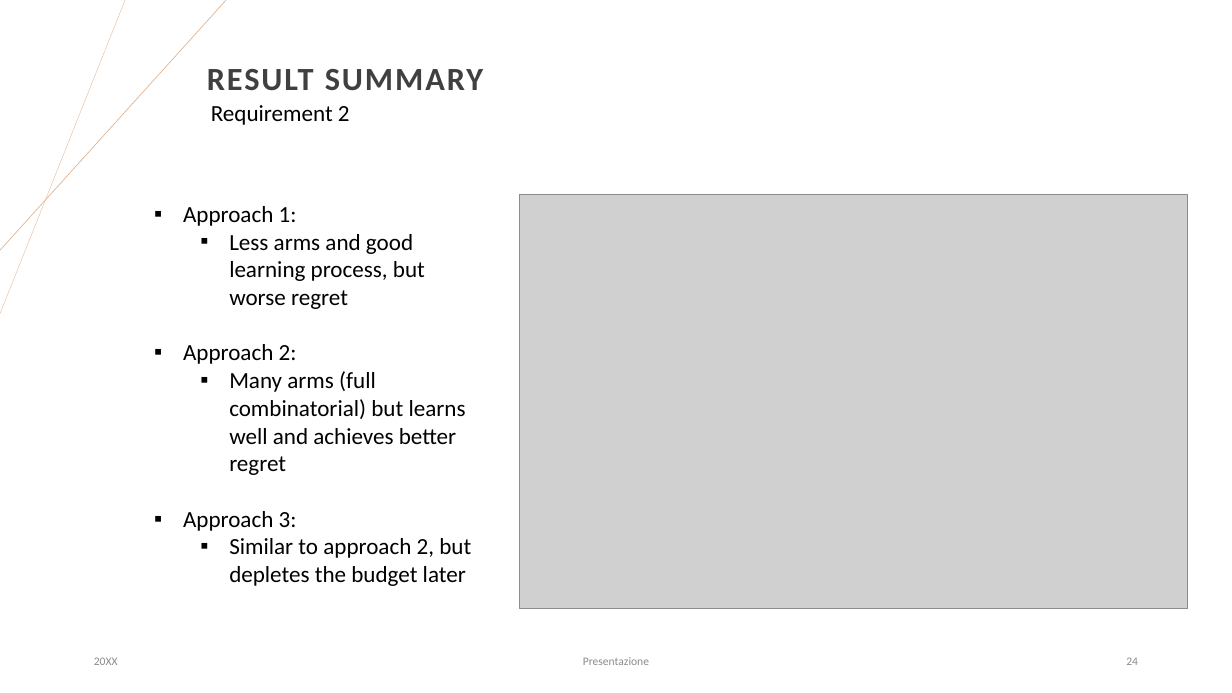
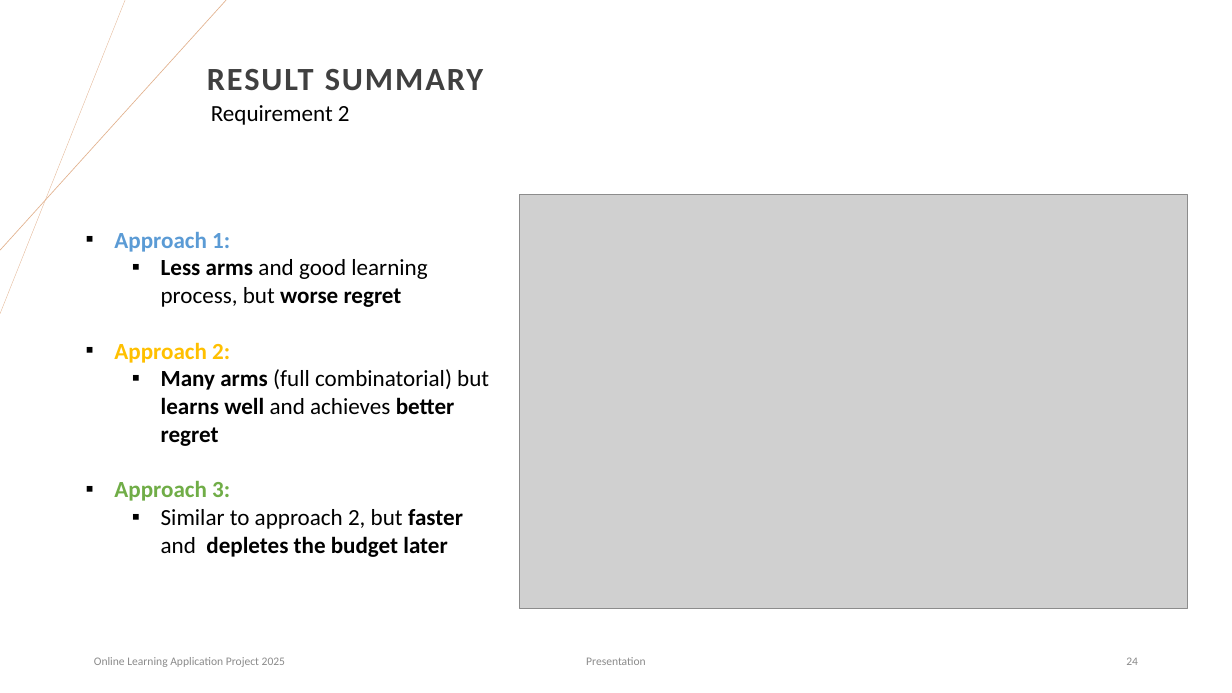
Before and after one commit to matteopasqual02/OLA-2025-project, a slide deck: slide 24 of OLA_Project.pptx. Drawn at 1232x693 pixels with LibreOffice and Linux fonts; fonts in the diff are those of the drawing; grey boxes stand for pictures. Boxes give left, top, right and bottom in pixels: in the first picture for what was removed or moved away, otherwise in the second. Text is boxed around its words. In the diff, an @@ line names an element or a change of style, - is before the commit and + after.

```diff
--- a/OLA_Project.pptx
+++ b/OLA_Project.pptx
@@ text "Approach 1:": place and size @@
-text "Approach 1:" at (183,206,471,586)
+text "Approach 1:" at (114,232,489,557)
@@ text at (114,232,489,501): text colour #000000 to #5B9BD5 in "Approach 1:"; bold on in "Approach 1:", "Less arms worse regret", "Approach 2:", "Many arms learns well better regret" and 1 more places; text colour #000000 to #FFC000 in "Approach 2:"; text colour #000000 to #70AD47 in "Approach 3:" @@
@@ text at (161,509,463,557): text changed; bold on @@
-  ▪ Similar to approach 2, but depletes the budget later
+  ▪ Similar to approach 2, but faster and depletes the budget later
@@ text at (94,657,285,667): text changed @@
-20XX
+Online Learning Application Project 2025
@@ text at (586,657,646,665): text changed @@
-Presentazione
+Presentation
```
Also in this commit, not shown: 35 other slides changed, 2 slides added, 1 other file.
